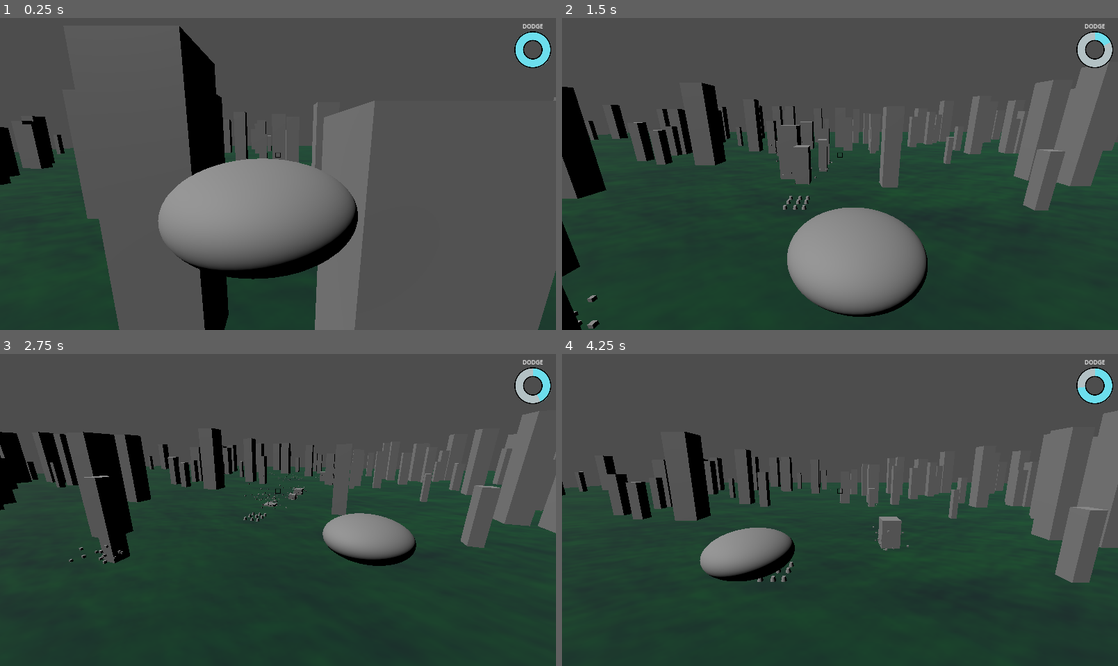
Above: before the commit, frames 1-4 (two rows, left to right).
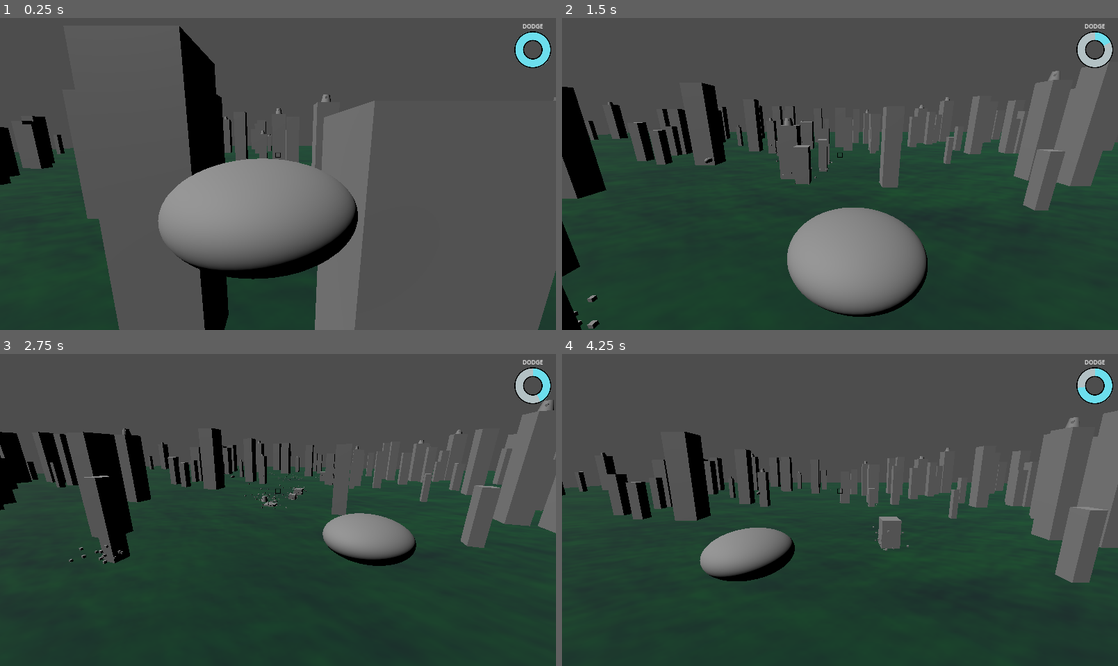
Above: after the commit, the same moments.

Repository: BSU-destroy-the-world/destroy_the_world
Game: Godot game, scene res://world_1/world_1.tscn
The game is run twice, just before and just after one commit, with the same random seed, the same clock (stepped at 60 frames per second) and the same inputs.
Inputs (mouse positions are in pixels of both pictures, inside the frame that each line leads up to):
- Up to frame 1 (0.25 s): no input
- Up to frame 2 (1.5 s): move the mouse to (962, 158) at 0.52 s; hold D (move_right) 0.53-1.28 s; tap X (dodge) at 0.6 s; move the mouse to (728, 189) at 1.27 s; hold S (move_backward) from 1.28 s (still down); tap Down (look_down) at 1.35 s
- Up to frame 3 (2.75 s): move the mouse to (333, 441) at 2.02 s; release S (move_backward) at 2.03 s; hold D (move_right) from 2.03 s (still down); tap Left (look_left) at 2.1 s
- Up to frame 4 (4.25 s): move the mouse to (812, 572) at 2.77 s; release D (move_right) at 2.78 s; hold W (move_forward) 2.78-3.53 s; tap Right (look_right) at 2.85 s; move the mouse to (1006, 556) at 3.52 s; hold A (move_left) from 3.53 s (still down); tap Up (look_up) at 3.6 s

The runs differ from the first frame. In frame 1, less than 0.1% of the frame differs, in the area x 40-60%, y 24-38%; in frame 2, 0.2%, in the area x 8-90%, y 16-62%; in frame 3, 0.2%; in frame 4, 0.2%.

Commit message:
Add turrets on buildings and simple projectile

Diff:
--- a/project/building/building.gd
+++ b/project/building/building.gd
@@ -1,6 +1,8 @@
 extends StaticBody3D
 
 @onready var animation_player := $AnimationPlayer
+@onready var turret_mount := %TurretMount
+@onready var turret_scene := preload("res://turret/turret.tscn")
 
 
 func _ready():
@@ -11,6 +13,12 @@
 	scale.x = scale.y * randf_range(0.8, 1.2)
 	scale.z = scale.x
 
+	if randf() > 0.8:
+		# 20% chance of having a turret
+		var turret := turret_scene.instantiate()
+		turret_mount.add_child(turret)
+		turret.target = get_node("/root/World1/Ship")
+
 
 func destroy():
 	animation_player.play("destroy")
--- a/project/building/building.tscn
+++ b/project/building/building.tscn
@@ -44,6 +44,18 @@
 tracks/2/interp = 1
 tracks/2/loop_wrap = true
 tracks/2/keys = {
+"times": PackedFloat32Array(0),
+"transitions": PackedFloat32Array(1),
+"update": 0,
+"values": [Vector3(0, 11, 0)]
+}
+tracks/3/type = "value"
+tracks/3/imported = false
+tracks/3/enabled = true
+tracks/3/path = NodePath("MeshInstance3D/TurretMount:position")
+tracks/3/interp = 1
+tracks/3/loop_wrap = true
+tracks/3/keys = {
 "times": PackedFloat32Array(0),
 "transitions": PackedFloat32Array(1),
 "update": 0,
@@ -103,6 +115,32 @@
 "update": 0,
 "values": [Vector3(0, 11, 0), Vector3(0, -12, 0)]
 }
+tracks/4/type = "value"
+tracks/4/imported = false
+tracks/4/enabled = true
+tracks/4/path = NodePath("MeshInstance3D/TurretMount:position")
+tracks/4/interp = 1
+tracks/4/loop_wrap = true
+tracks/4/keys = {
+"times": PackedFloat32Array(0),
+"transitions": PackedFloat32Array(1),
+"update": 0,
+"values": [Vector3(0, 11, 0)]
+}
+tracks/5/type = "method"
+tracks/5/imported = false
+tracks/5/enabled = true
+tracks/5/path = NodePath("MeshInstance3D/TurretMount")
+tracks/5/interp = 1
+tracks/5/loop_wrap = true
+tracks/5/keys = {
+"times": PackedFloat32Array(2),
+"transitions": PackedFloat32Array(1),
+"values": [{
+"args": [],
+"method": &"queue_free"
+}]
+}
 
 [sub_resource type="AnimationLibrary" id="AnimationLibrary_tklft"]
 _data = {
@@ -116,6 +154,10 @@
 [node name="MeshInstance3D" type="MeshInstance3D" parent="."]
 transform = Transform3D(1, 0, 0, 0, 1, 0, 0, 0, 1, 0, 11, 0)
 mesh = SubResource("BoxMesh_egh40")
+
+[node name="TurretMount" type="Marker3D" parent="MeshInstance3D"]
+unique_name_in_owner = true
+transform = Transform3D(1, 0, 0, 0, 1, 0, 0, 0, 1, 0, 11, 0)
 
 [node name="CollisionShape3D" type="CollisionShape3D" parent="."]
 transform = Transform3D(1, 0, 0, 0, 1, 0, 0, 0, 1, 0, 11, 0)
--- /dev/null
+++ b/project/projectile/projectile.gd
@@ -0,0 +1,21 @@
+extends Node3D
+
+const SPEED := 15.0
+
+@onready var raycast := $RayCast3D
+
+
+func _physics_process(delta):
+	var movement_vector := Vector3(0, 0, -SPEED * delta)
+
+	raycast.target_position = movement_vector
+
+	if raycast.is_colliding():
+		movement_vector = raycast.get_collision_point() - global_position
+
+		if raycast.get_collider().is_in_group("destroyable"):
+			raycast.get_collider().destroy()
+
+			queue_free()
+
+	global_position += movement_vector
--- /dev/null
+++ b/project/projectile/projectile.tscn
@@ -0,0 +1,16 @@
+[gd_scene load_steps=3 format=3 uid="uid://bnug38cqorhoj"]
+
+[ext_resource type="Script" path="res://projectile/projectile.gd" id="1_o8xy7"]
+
+[sub_resource type="CapsuleMesh" id="CapsuleMesh_hk8yb"]
+
+[node name="projectile" type="Node3D"]
+script = ExtResource("1_o8xy7")
+
+[node name="MeshInstance3D" type="MeshInstance3D" parent="."]
+transform = Transform3D(1, 0, 0, 0, -4.37114e-08, 1, 0, -1, -4.37114e-08, 0, 0, 0)
+mesh = SubResource("CapsuleMesh_hk8yb")
+
+[node name="RayCast3D" type="RayCast3D" parent="."]
+transform = Transform3D(1, 0, 0, 0, 1, 0, 0, 0, 1, 0, 0, -1)
+target_position = Vector3(0, 0, -1)
--- a/project/turret/turret.tscn
+++ b/project/turret/turret.tscn
@@ -18,8 +18,6 @@
 
 [sub_resource type="SphereMesh" id="SphereMesh_18s8t"]
 material = SubResource("StandardMaterial3D_homgf")
-radius = 0.25
-height = 0.5
 
 [sub_resource type="Animation" id="Animation_jgjt7"]
 length = 0.001
@@ -98,6 +96,7 @@
 }
 
 [node name="Turret" type="StaticBody3D"]
+transform = Transform3D(2.5, 0, 0, 0, 2.5, 0, 0, 0, 2.5, 0, 0, 0)
 script = ExtResource("1_a1ec7")
 
 [node name="MeshInstance3D" type="MeshInstance3D" parent="."]
--- a/project/world_1/world_1.tscn
+++ b/project/world_1/world_1.tscn
@@ -2,7 +2,7 @@
 
 [ext_resource type="PackedScene" uid="uid://rl3xprstjp30" path="res://ship/ship.tscn" id="1_8bswx"]
 [ext_resource type="PackedScene" uid="uid://bk8n1ede05bb0" path="res://building/building.tscn" id="2_yk2g2"]
-[ext_resource type="PackedScene" uid="uid://mkgrx18bhr46" path="res://turret/turret.tscn" id="3_lovrw"]
+[ext_resource type="PackedScene" uid="uid://bnug38cqorhoj" path="res://projectile/projectile.tscn" id="3_2o4w4"]
 
 [sub_resource type="FastNoiseLite" id="FastNoiseLite_4oqny"]
 
@@ -34,7 +34,7 @@
 [node name="CollisionShape3D" type="CollisionShape3D" parent="MeshInstance3D/StaticBody3D"]
 shape = SubResource("ConcavePolygonShape3D_wfkk8")
 
-[node name="ship" parent="." instance=ExtResource("1_8bswx")]
+[node name="Ship" parent="." instance=ExtResource("1_8bswx")]
 transform = Transform3D(1, 0, 0, 0, 1, 0, 0, 0, 1, -2.78146, 17.2047, 36.079)
 
 [node name="DirectionalLight3D" type="DirectionalLight3D" parent="."]
@@ -442,38 +442,5 @@
 
 [node name="building200" parent="Buildings" instance=ExtResource("2_yk2g2")]
 
-[node name="Turret" parent="." node_paths=PackedStringArray("target") instance=ExtResource("3_lovrw")]
-transform = Transform3D(1, 0, 0, 0, 1, 0, 0, 0, 1, 17.2831, 0, 0)
-target = NodePath("../ship")
-
-[node name="Turret2" parent="." node_paths=PackedStringArray("target") instance=ExtResource("3_lovrw")]
-transform = Transform3D(1, 0, 0, 0, 1, 0, 0, 0, 1, 19.1598, 0, 0)
-target = NodePath("../ship")
-
-[node name="Turret3" parent="." node_paths=PackedStringArray("target") instance=ExtResource("3_lovrw")]
-transform = Transform3D(1, 0, 0, 0, 1, 0, 0, 0, 1, 15.0446, 0, 0)
-target = NodePath("../ship")
-
-[node name="Turret4" parent="." node_paths=PackedStringArray("target") instance=ExtResource("3_lovrw")]
-transform = Transform3D(1, 0, 0, 0, 1, 0, 0, 0, 1, 17.2831, 0, 3.04742)
-target = NodePath("../ship")
-
-[node name="Turret5" parent="." node_paths=PackedStringArray("target") instance=ExtResource("3_lovrw")]
-transform = Transform3D(1, 0, 0, 0, 1, 0, 0, 0, 1, 19.1598, 0, 3.04742)
-target = NodePath("../ship")
-
-[node name="Turret6" parent="." node_paths=PackedStringArray("target") instance=ExtResource("3_lovrw")]
-transform = Transform3D(1, 0, 0, 0, 1, 0, 0, 0, 1, 15.0446, 0, 3.04742)
-target = NodePath("../ship")
-
-[node name="Turret7" parent="." node_paths=PackedStringArray("target") instance=ExtResource("3_lovrw")]
-transform = Transform3D(1, 0, 0, 0, 1, 0, 0, 0, 1, 17.2831, 0, -2.43431)
-target = NodePath("../ship")
-
-[node name="Turret8" parent="." node_paths=PackedStringArray("target") instance=ExtResource("3_lovrw")]
-transform = Transform3D(1, 0, 0, 0, 1, 0, 0, 0, 1, 19.1598, 0, -2.43431)
-target = NodePath("../ship")
-
-[node name="Turret9" parent="." node_paths=PackedStringArray("target") instance=ExtResource("3_lovrw")]
-transform = Transform3D(1, 0, 0, 0, 1, 0, 0, 0, 1, 15.0446, 0, -2.43431)
-target = NodePath("../ship")
+[node name="projectile" parent="." instance=ExtResource("3_2o4w4")]
+transform = Transform3D(1, 0, 0, 0, 1, 0, 0, 0, 1, -2.36168, 9.94616, 21.5683)
